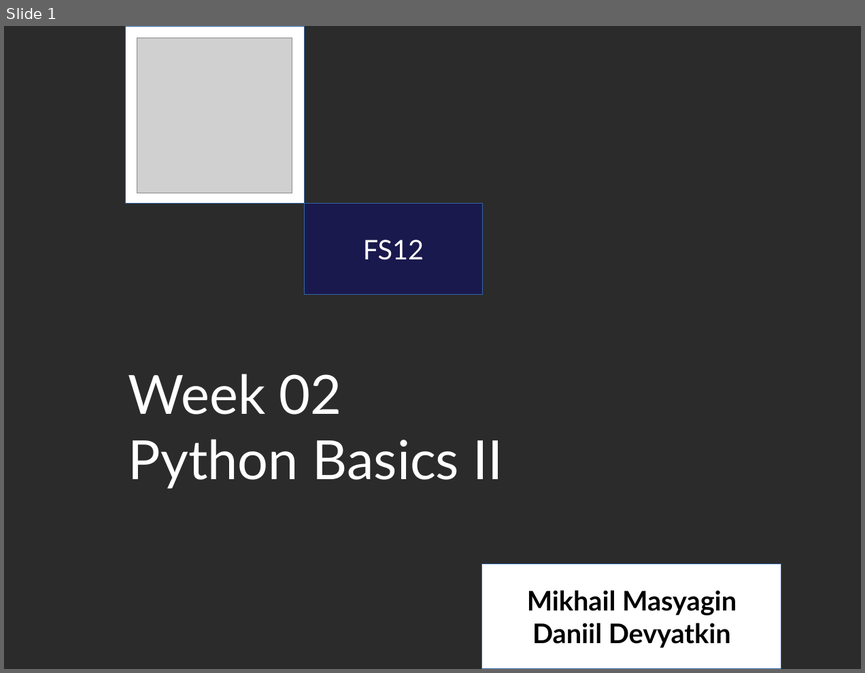
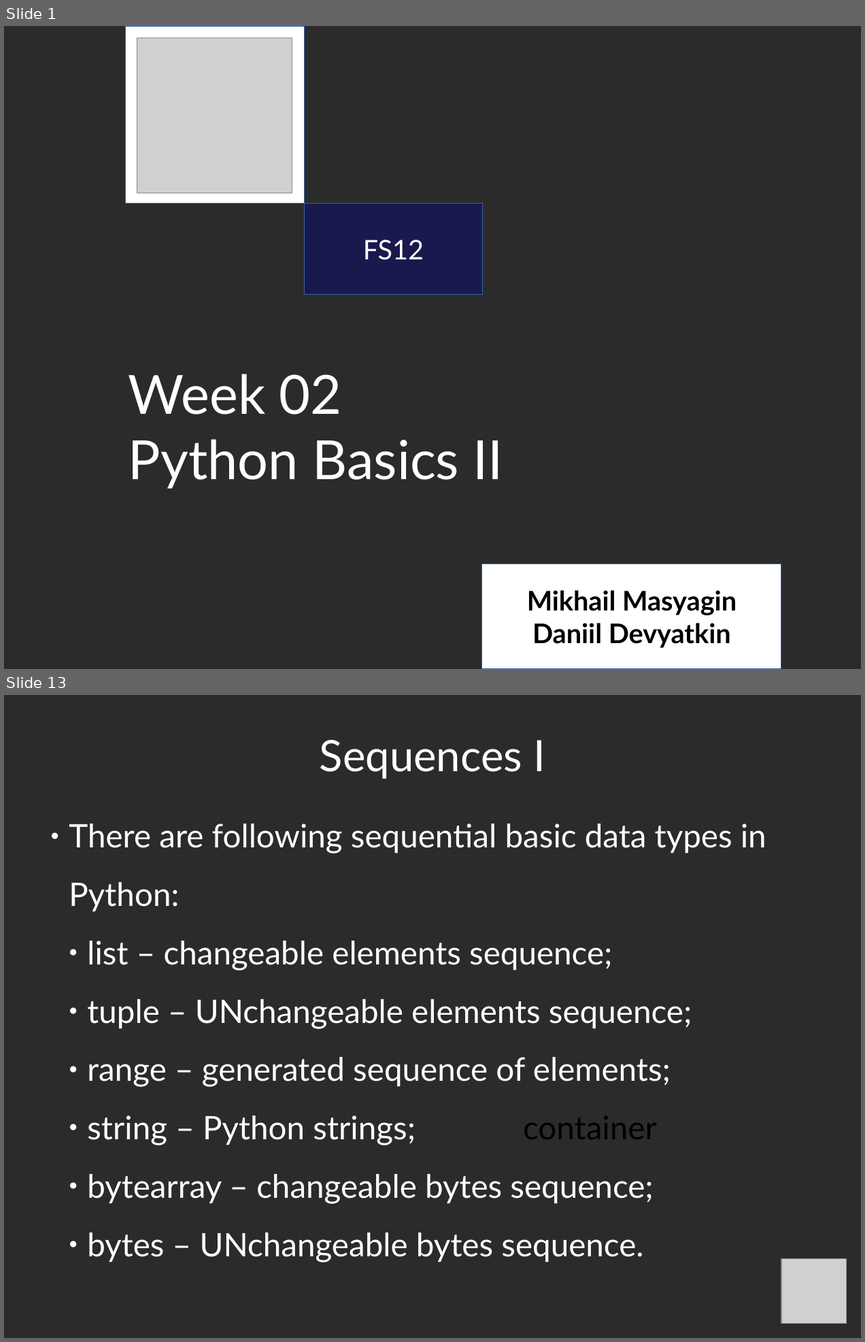
Before and after one commit to bmstu-fs12/01-sem-py-algo, a slide deck: week-02/presentation_1_4x3.odp. Shown one above the other, each under a label of ours: slide 1 before the commit, slides 1 and 13 after it; the slides between them are not shown. The pictures are 865x673 and 865x1342 pixels, drawn with LibreOffice and Linux fonts; fonts in the diff are those of the drawing; grey boxes stand for pictures; background and template pictures are left out; a plain dark background stands for a picture behind light text. Boxes give left, top, right and bottom in pixels: in the first picture for what was removed or moved away, otherwise in the second. Text is boxed around its words. In the diff, an @@ line names an element or a change of style, - is before the commit and + after.

```diff
--- a/week-02/presentation_1_4x3.odp
+++ b/week-02/presentation_1_4x3.odp
@@ slide 13 added at box(4, 695, 861, 1338), background picture (left out) @@
@@ title added at box(320, 740, 545, 779), 40 pt, text #FFFFFF @@
+Sequences I
@@ text added at box(69, 824, 766, 1262), 30 pt, text #FFFFFF @@
+● There are following sequential basic data types in Python:
+  ● list – changeable elements sequence;
+  ● tuple – UNchangeable elements sequence;
+  ● range – generated sequence of elements;
+  ● string – Python strings;
+  ● bytearray – changeable bytes sequence;
+  ● bytes – UNchangeable bytes sequence.
@@ text added at box(523, 1116, 657, 1139), 30 pt, text #000000 @@
+container
@@ picture added at box(781, 1259, 846, 1323) @@
```
Also in this commit, not shown: 1 slide changed, 15 other slides added, 3 other files.
